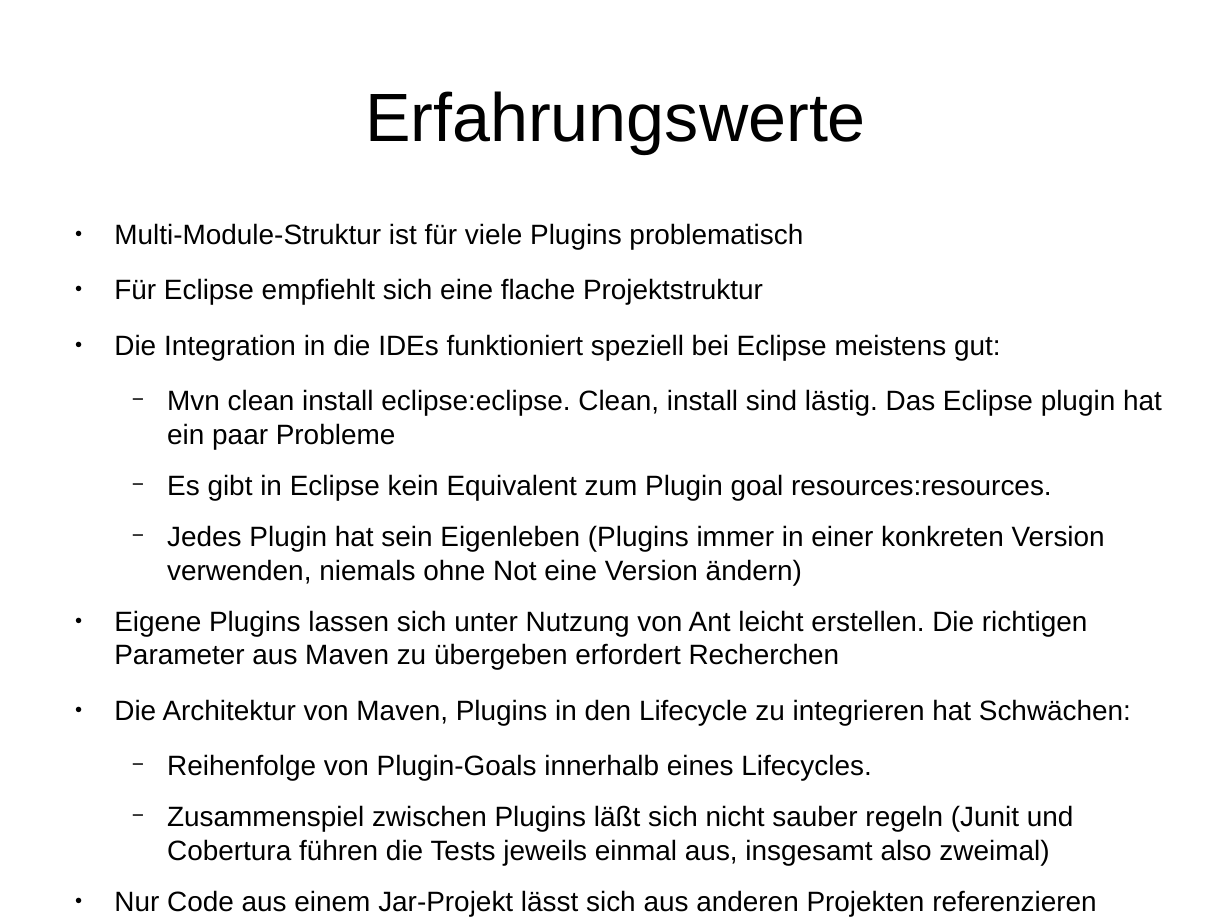
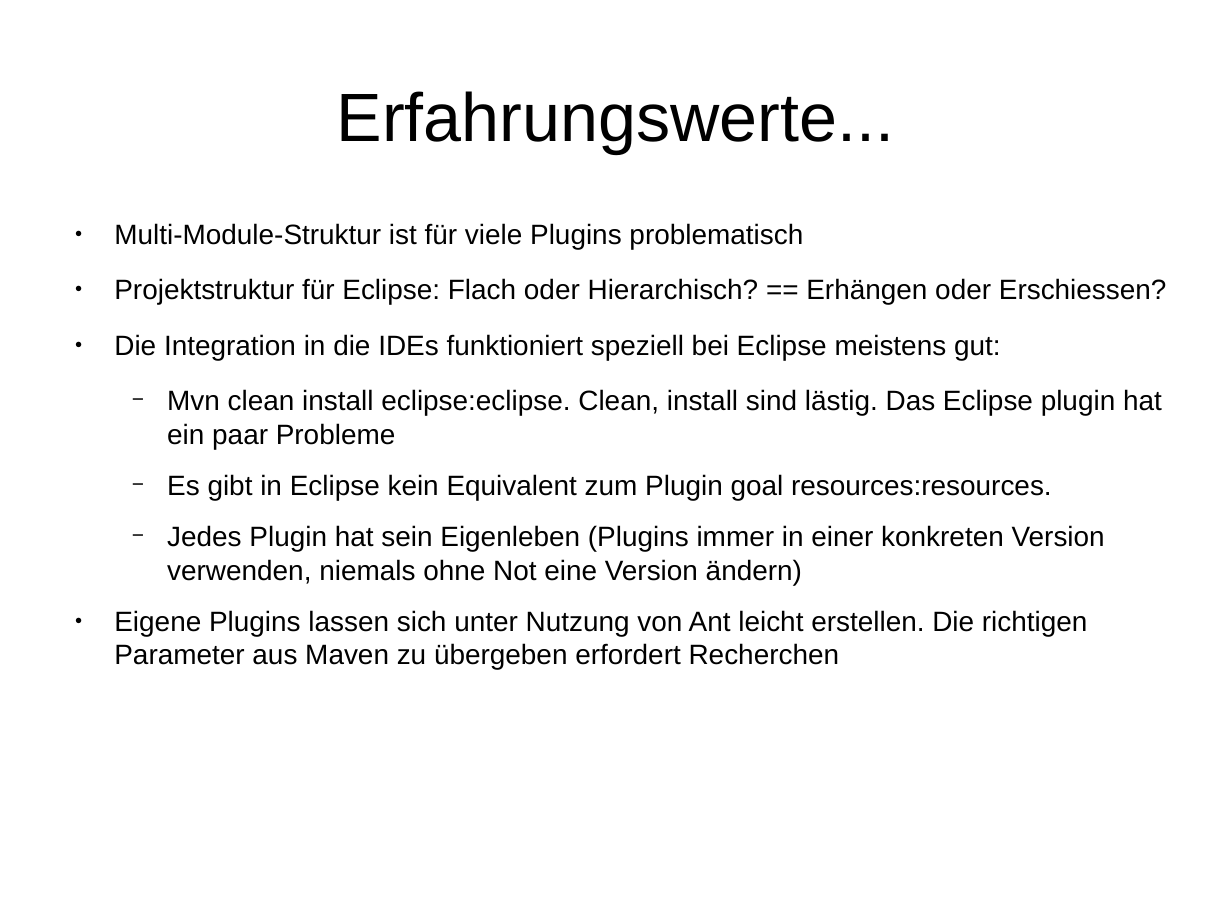
Before and after one commit to herrwieger/experttrainingbuildsystems, a slide deck: slide 6 of praesentationen/maven2.odp (slide 5 before the commit). Drawn at 1232x924 pixels with LibreOffice and Linux fonts; fonts in the diff are those of the drawing. Boxes give left, top, right and bottom in pixels: in the first picture for what was removed or moved away, otherwise in the second. Text is boxed around its words. In the diff, an @@ line names an element or a change of style, - is before the commit and + after.

```diff
--- a/praesentationen/maven2.odp
+++ b/praesentationen/maven2.odp
@@ title at (x1=337, y1=91, x2=894, y2=153): text changed @@
-Erfahrungswerte
+Erfahrungswerte...
@@ text at (x1=114, y1=278, x2=1167, y2=304): text changed @@
-● Für Eclipse empfiehlt sich eine flache Projektstruktur
+● Projektstruktur für Eclipse: Flach oder Hierarchisch? == Erhängen oder Erschiessen?
@@ text at (x1=114, y1=699, x2=1131, y2=916): paragraphs removed @@
-● Die Architektur von Maven, Plugins in den Lifecycle zu integrieren hat Schwächen:
-  − Reihenfolge von Plugin-Goals innerhalb eines Lifecycles.
-  − Zusammenspiel zwischen Plugins läßt sich nicht sauber regeln (Junit und Cobertura führen die Tests jeweils einmal aus, insgesamt also zweimal)
-● Nur Code aus einem Jar-Projekt lässt sich aus anderen Projekten referenzieren (Problem z. B. mit WARs).
```
Also in this commit, not shown: 1 other slide changed, 3 slides added.
